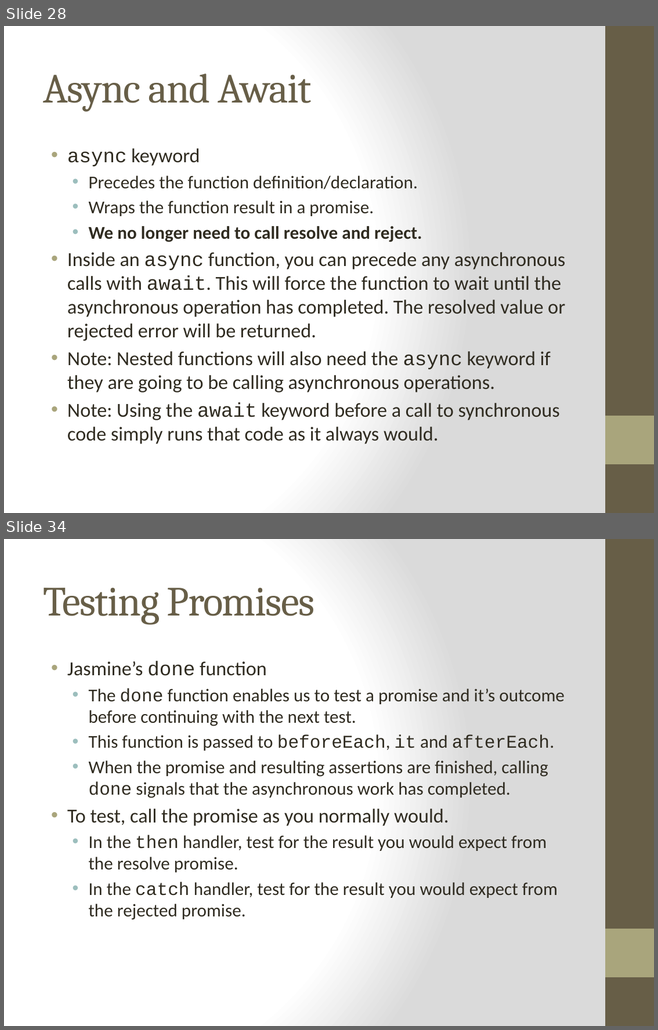
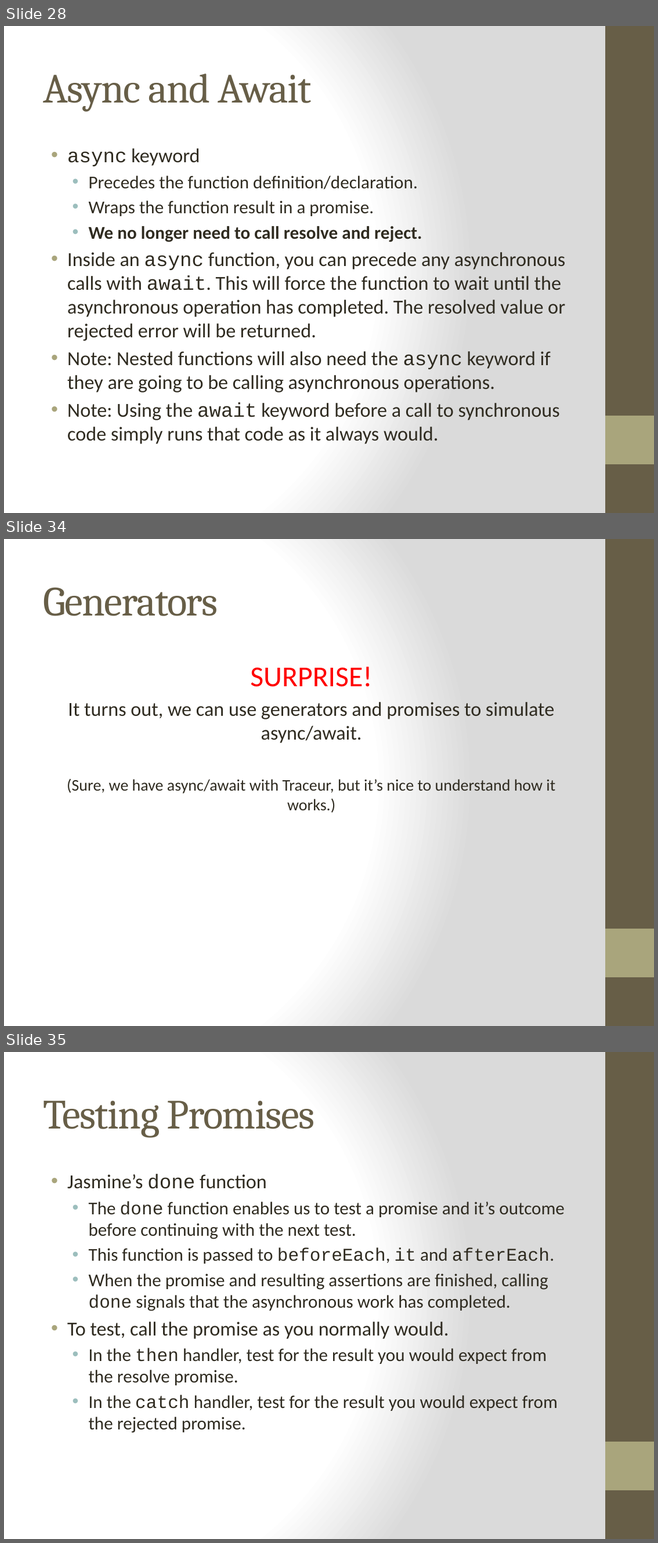
Before and after one commit to cheryly279/AsyncDiscussion, a slide deck: Async_Discussion_9_29_15.pptx. Shown one above the other, each under a label of ours: slides 28 and 34 before the commit, slides 28, 34 and 35 after it; the slides between them are not shown. The pictures are 658x1030 and 658x1543 pixels, drawn with LibreOffice and Linux fonts; fonts in the diff are those of the drawing. Boxes give left, top, right and bottom in pixels: in the first picture for what was removed or moved away, otherwise in the second. Text is boxed around its words. In the diff, an @@ line names an element or a change of style, - is before the commit and + after.

```diff
--- a/Async_Discussion_9_29_15.pptx
+++ b/Async_Discussion_9_29_15.pptx
@@ slide 34 added at (4, 539, 654, 1026), background gradient #FFFFFF to #DADADA; not listed: 2 template elements that a slide beside it also shows @@
@@ title added at (43, 587, 218, 616), 46 pt, text #675E47 @@
+Generators
@@ text added at (67, 667, 555, 813), 18 pt, text #2F2B20 @@
+SURPRISE!
+It turns out, we can use generators and promises to simulate async/await.
+(Sure, we have async/await with Traceur, but it’s nice to understand how it works.)
@@ what was slide 34 is now slide 35 @@
```
Also in this commit, not shown: 6 slides changed, 18 other files.
